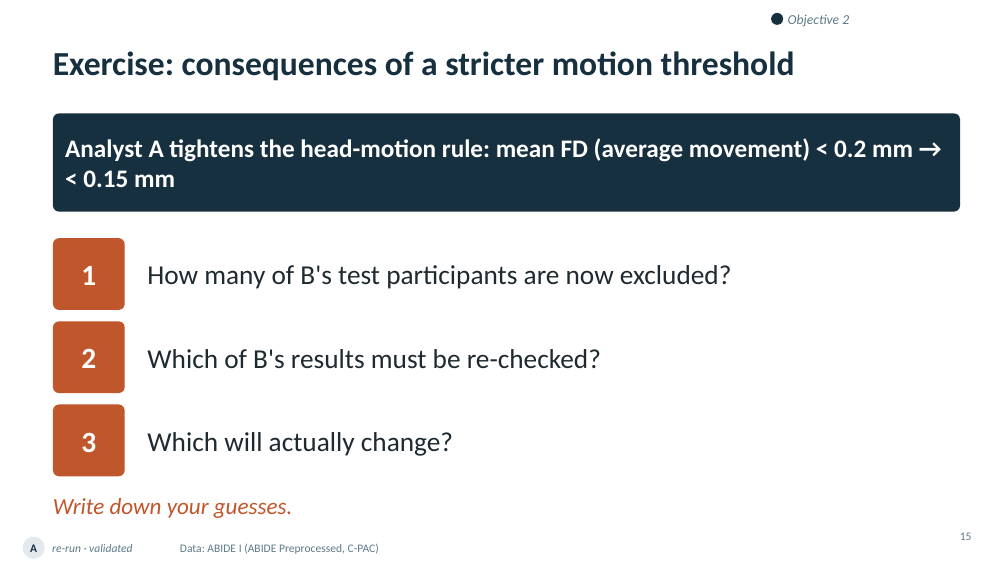
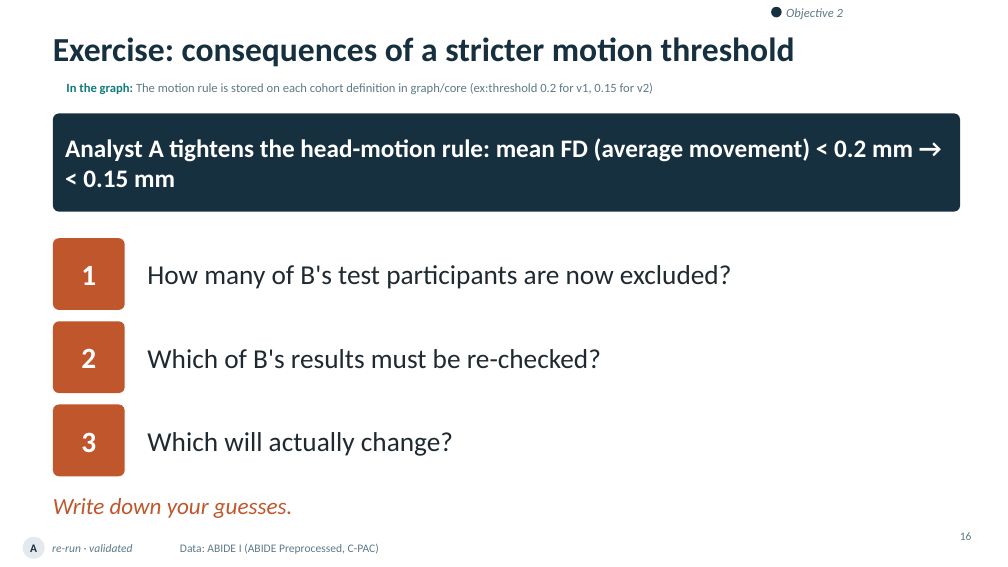
Before and after one commit to ReproNim/llm-workshop-kg, a slide deck: slide 16 of slides/Knowledge_Graphs_Skills_Neuroimaging_v4.pptx (slide 15 before the commit). Drawn at 1008x567 pixels with LibreOffice and Linux fonts; fonts in the diff are those of the drawing; background and template pictures are left out. Boxes give left, top, right and bottom in pixels: in the first picture for what was removed or moved away, otherwise in the second. Text is boxed around its words. In the diff, an @@ line names an element or a change of style, - is before the commit and + after.

```diff
--- a/slides/Knowledge_Graphs_Skills_Neuroimaging_v4.pptx
+++ b/slides/Knowledge_Graphs_Skills_Neuroimaging_v4.pptx
@@ title "Exercise: consequences of a stricter ...": place and size @@
-title "Exercise: consequences of a stricter ..." at bbox=[53, 51, 795, 81]
+title "Exercise: consequences of a stricter ..." at bbox=[53, 37, 795, 67]
@@ ellipse: place and size @@
-ellipse at bbox=[771, 13, 783, 25]
+ellipse at bbox=[771, 7, 782, 17]
@@ text "Objective 2" at bbox=[786, 8, 843, 19]: size 13 to 12 pt @@
@@ text added at bbox=[66, 83, 653, 94], 12 pt, text #5E7A88 @@
+In the graph: The motion rule is stored on each cohort definition in graph/core (ex:threshold 0.2 for v1, 0.15 for v2)
@@ page number at bbox=[960, 532, 972, 540]: text changed @@
-15
+16
```
Also in this commit, not shown: 20 other slides changed, 3 slides added, 2 slides removed, 2 other files.
